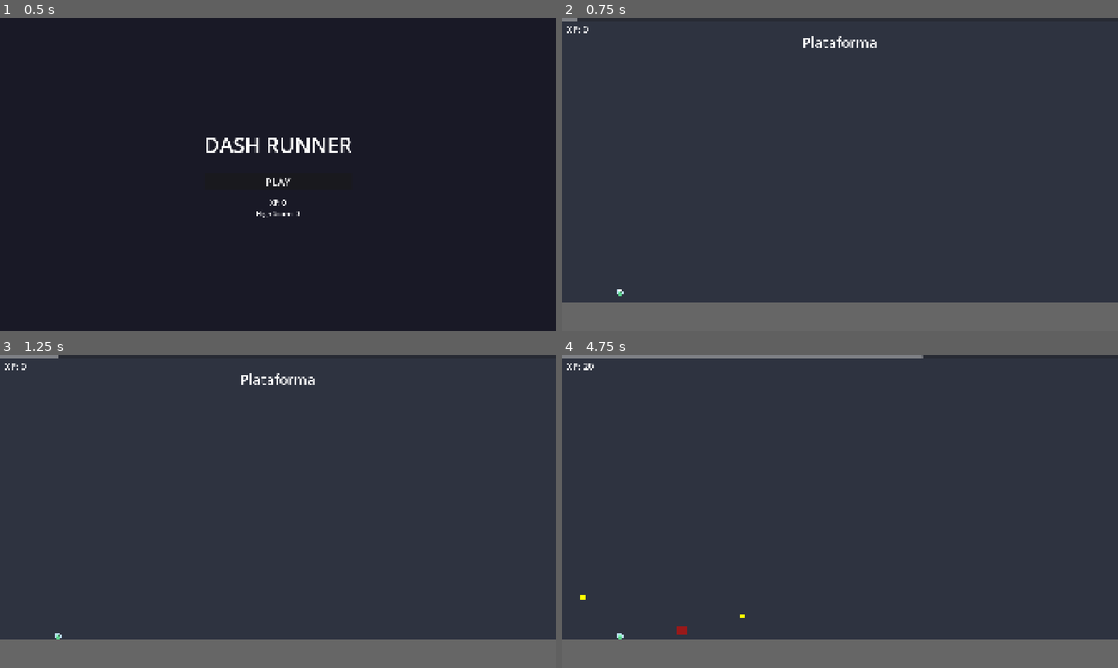
Above: before the commit, frames 1-4 (two rows, left to right).
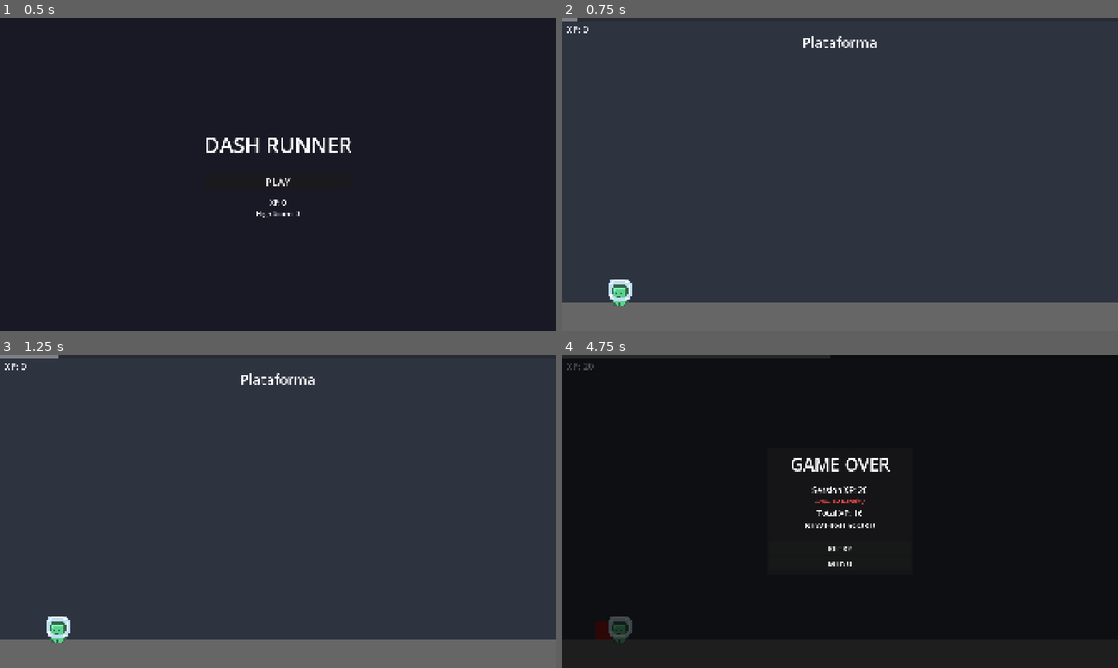
Above: after the commit, the same moments.

Repository: neoasistant-bot/runner-godot
Game: Godot game, scene res://scenes/main_menu.tscn
The game is run twice, just before and just after one commit, with the same random seed, the same clock (stepped at 60 frames per second) and the same inputs.
Inputs (mouse positions are in pixels of both pictures, inside the frame that each line leads up to):
- Up to frame 1 (0.5 s): no input
- Up to frame 2 (0.75 s): click "PLAY" at 0.5 s
- Up to frame 3 (1.25 s): no input
- Up to frame 4 (4.75 s): tap Enter at 1.25 s; move the mouse to (962, 495) at 1.27 s; hold D (move_right) 1.28-2.78 s; click (962, 495) at 1.42 s; tap W (move_up) at 1.52, 2.27, 3.77, 4.52 s; move the mouse to (728, 527) at 2.02 s; move the mouse to (895, 442) at 2.77 s; hold A (move_left) 2.78-3.53 s; move the mouse to (812, 574) at 3.52 s; hold D (move_right) from 3.53 s (still down); click (812, 574) at 3.67 s; move the mouse to (1006, 558) at 4.27 s

Frame 1 is identical in both runs. In frame 2, 0.3% of the frame differs, in the area x 8-13%, y 83-92%; in frame 3, 0.3%; in frame 4, 100%, in the area x 0-100%, y 0-100%.

Commit message:
fix: resolve 4 gameplay bugs — scaling, teleporter scroll, obstacle gap, ESC menu
- Scale player sprite 4x (18px → 72px) with matching collision shapes
- Scale obstacles from 32x32 to 64x64 for visibility
- Scale coins from 16x16 to 32x32 for visibility
- Add scroll() to teleporter so it moves with world (was stuck off-screen)
- Fix obstacle gap calculation (min/max were inverted at 0 XP)
- Add ESC key to return to main menu during gameplay
- Update .gitignore for .uid files, build/, .obsidian/

Co-Authored-By: Claude Opus 4.6 <noreply@anthropic.com>

Diff:
--- a/scenes/coin.tscn
+++ b/scenes/coin.tscn
@@ -3,16 +3,16 @@
 [ext_resource type="Script" path="res://scripts/coin.gd" id="1"]
 
 [sub_resource type="CircleShape2D" id="coin_collision"]
-radius = 7.0
+radius = 14.0
 
 [node name="Coin" type="Area2D"]
 script = ExtResource("1")
 
 [node name="ColorRect" type="ColorRect" parent="."]
-offset_left = -8.0
-offset_top = -8.0
-offset_right = 8.0
-offset_bottom = 8.0
+offset_left = -16.0
+offset_top = -16.0
+offset_right = 16.0
+offset_bottom = 16.0
 color = Color(1, 1, 0, 1)
 
 [node name="CollisionShape2D" type="CollisionShape2D" parent="."]
--- a/scenes/player.tscn
+++ b/scenes/player.tscn
@@ -4,28 +4,29 @@
 [ext_resource type="Script" path="res://scripts/player.gd" id="2"]
 
 [sub_resource type="RectangleShape2D" id="standing_shape"]
-size = Vector2(14, 18)
+size = Vector2(56, 72)
 
 [sub_resource type="RectangleShape2D" id="crouching_shape"]
-size = Vector2(14, 9)
+size = Vector2(56, 36)
 
 [sub_resource type="RectangleShape2D" id="hitbox_standing_shape"]
-size = Vector2(14, 18)
+size = Vector2(56, 72)
 
 [sub_resource type="RectangleShape2D" id="hitbox_crouching_shape"]
-size = Vector2(14, 9)
+size = Vector2(56, 36)
 
 [node name="Player" type="CharacterBody2D"]
 script = ExtResource("2")
 
 [node name="Sprite2D" type="Sprite2D" parent="."]
 texture = ExtResource("1")
+scale = Vector2(4, 4)
 
 [node name="StandingCollision" type="CollisionShape2D" parent="."]
 shape = SubResource("standing_shape")
 
 [node name="CrouchingCollision" type="CollisionShape2D" parent="."]
-position = Vector2(0, 4.5)
+position = Vector2(0, 18)
 shape = SubResource("crouching_shape")
 disabled = true
 
@@ -35,7 +36,7 @@
 shape = SubResource("hitbox_standing_shape")
 
 [node name="HitboxCrouching" type="CollisionShape2D" parent="HitboxArea"]
-position = Vector2(0, 4.5)
+position = Vector2(0, 18)
 shape = SubResource("hitbox_crouching_shape")
 disabled = true
 
--- a/scripts/level.gd
+++ b/scripts/level.gd
@@ -74,6 +74,14 @@
 	tween.tween_interval(2.0)
 	tween.tween_property(level_name_label, "modulate:a", 0.0, 0.5)
 
+func _unhandled_input(event: InputEvent) -> void:
+	if event.is_action_pressed("ui_cancel"):
+		# ESC pressed — stop the game and go back to menu
+		world.stop()
+		obstacle_spawner.stop()
+		coin_spawner.stop()
+		get_tree().change_scene_to_file("res://scenes/main_menu.tscn")
+
 func _on_distance_updated(total: float) -> void:
 	distance_bar.value = min(total, level_distance)
 
--- a/scripts/obstacle_spawner.gd
+++ b/scripts/obstacle_spawner.gd
@@ -14,8 +14,8 @@
 func configure(data: LevelData) -> void:
 	_level_data = data
 	_viewport_size = get_viewport_rect().size
-	_current_min_gap = GameManager.calculate_obstacle_gap(data.obstacle_min_gap, data.obstacle_max_gap)
-	_current_max_gap = data.obstacle_max_gap
+	_current_min_gap = data.obstacle_min_gap
+	_current_max_gap = GameManager.calculate_obstacle_gap(data.obstacle_min_gap, data.obstacle_max_gap)
 	_next_spawn_distance = randf_range(_current_min_gap, _current_max_gap)
 	_distance_since_last = 0.0
 
@@ -56,7 +56,7 @@
 	var obs: Area2D = obstacle_scene.instantiate()
 	var spawn_pos: Vector2 = _calculate_spawn_position()
 	obs.position = spawn_pos
-	obs.setup(_level_data.obstacle_color, Vector2(32, 32))
+	obs.setup(_level_data.obstacle_color, Vector2(64, 64))
 
 	_obstacles.append(obs)
 	add_child(obs)
--- a/scripts/teleporter.gd
+++ b/scripts/teleporter.gd
@@ -19,6 +19,10 @@
 		$CollisionShape2D.shape = RectangleShape2D.new()
 		$CollisionShape2D.shape.size = Vector2(396, 60)
 
+## Move with the world scroll so the player can reach us
+func scroll(movement: Vector2) -> void:
+	position += movement
+
 func _on_body_entered(body: Node2D) -> void:
 	if body.is_in_group("player"):
 		activated.emit()
Not shown, changed: .gitignore
